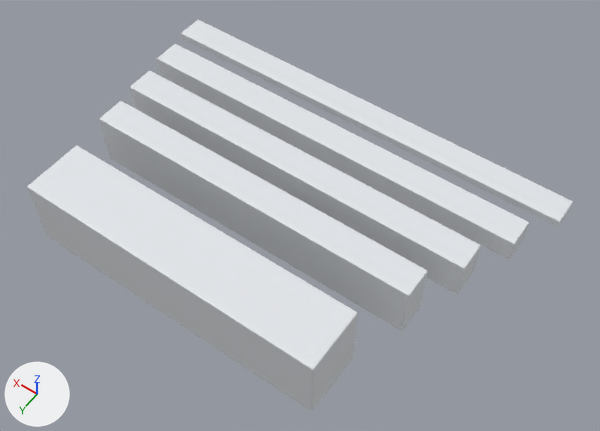
Before and after pictures for a commit that changed the FBX model art/exports/worlds/06_Bleach/Stairs_ThroneWhite.fbx.
One viewpoint serves both versions: a 50 mm lens placed at (-30.8, 39.5, 58.3), pointed at (-3.3, 1.0, -2.2). Lighting does not change. The marker at lower left points along +X, +Y and +Z. The picture after the commit comes second. Where no turn or scale is listed for an object, it has been applied to the vertices.

The first picture shows 'Stair0.001'.
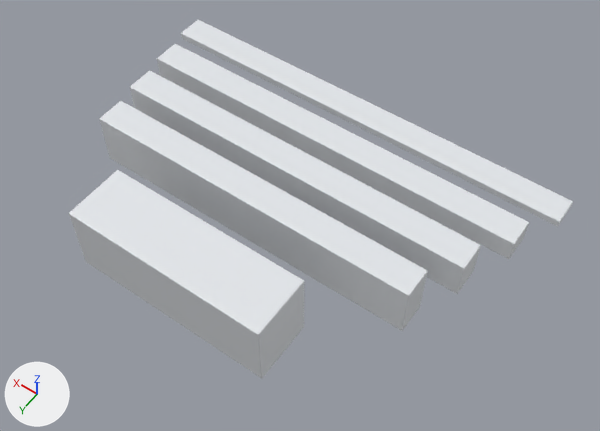
Location of each change, (x1, y1, x2, y2) in pixels of the pictures (600 x 431 px; the box of a moved part takes in the faces that stretch with it):
'Stair0.001', reshaped (8% narrower, 8% shorter): before (27, 20, 573, 411); after (69, 20, 573, 378)
part 1 of me_stair0_001, moved or reshaped: before (27, 145, 358, 411); after (69, 170, 304, 378)

Edits to the bpy script that builds the scene:
```text
Change me_stair0_001:
    where me_stair0_001.from_pydata(...)  # 280 vertices, 270 faces; spans x -23.0..23.0, y -15.8..15.8, z -3.6..3.6
    used by ob_stair0_001; location = (0.0, 0.0, 0.0)
    me_stair0_001 part 1: the loose piece of 56 vertices spanning x -15.0..15.0, y 9.7..15.8, z -3.6..3.6 is scaled about its middle by (0.665, 1, 1)
```
